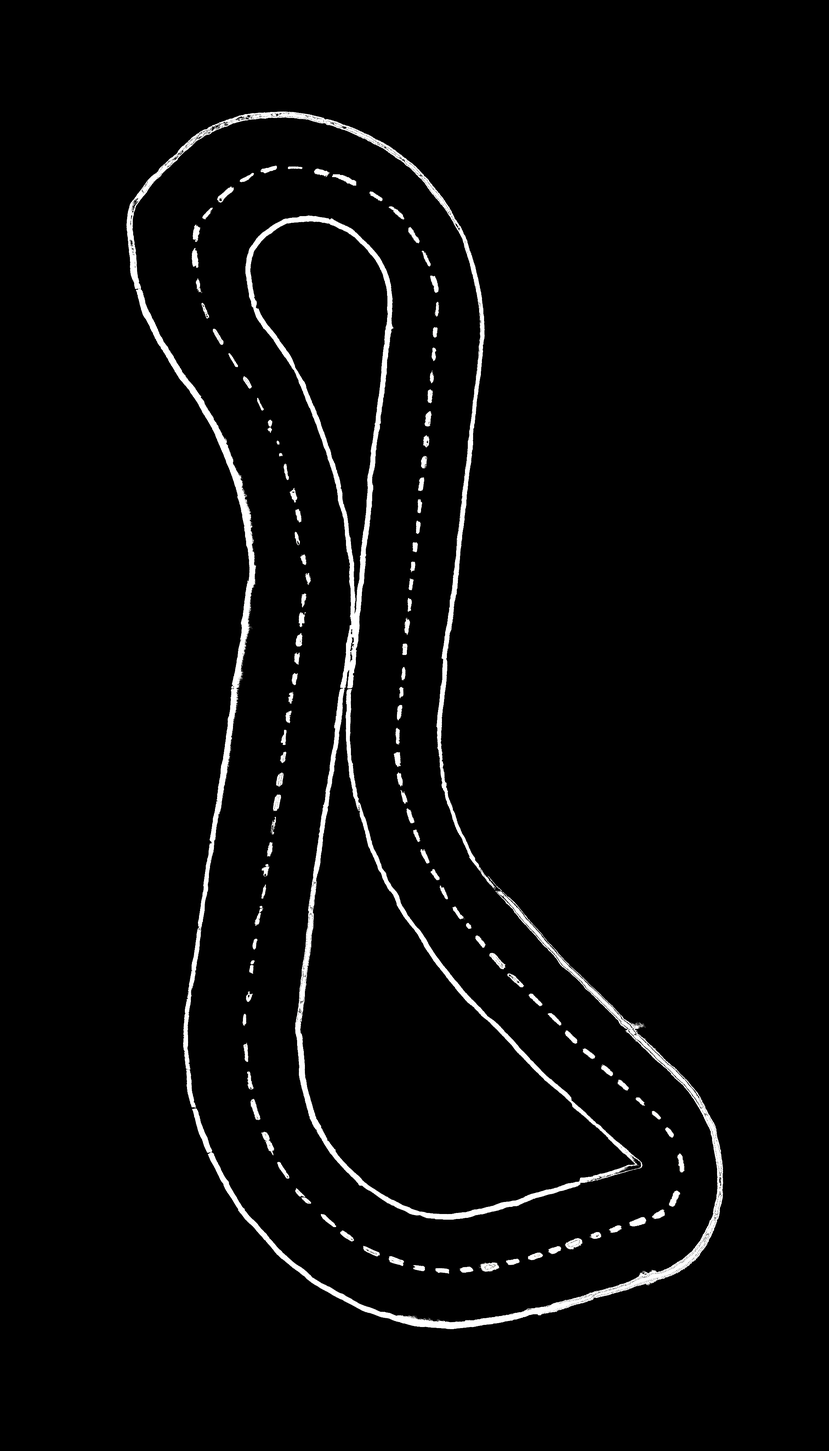
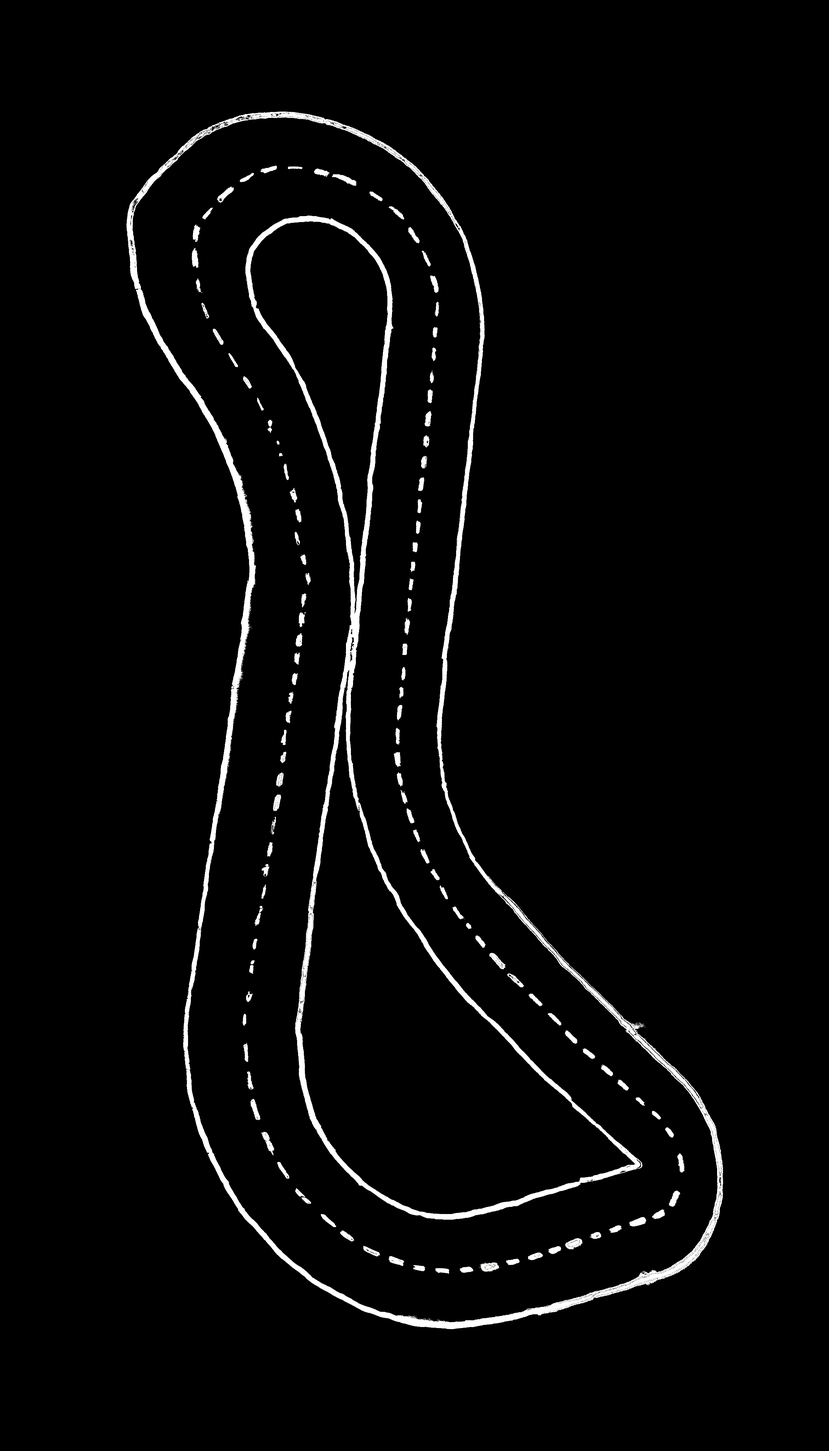
Layered file, before and after one edit (829 x 1451). Changes by layer:
renamed "TrackFloor1.jpg" to "TrackFloor.png", painted on it over [192, 687, 641, 1181]
